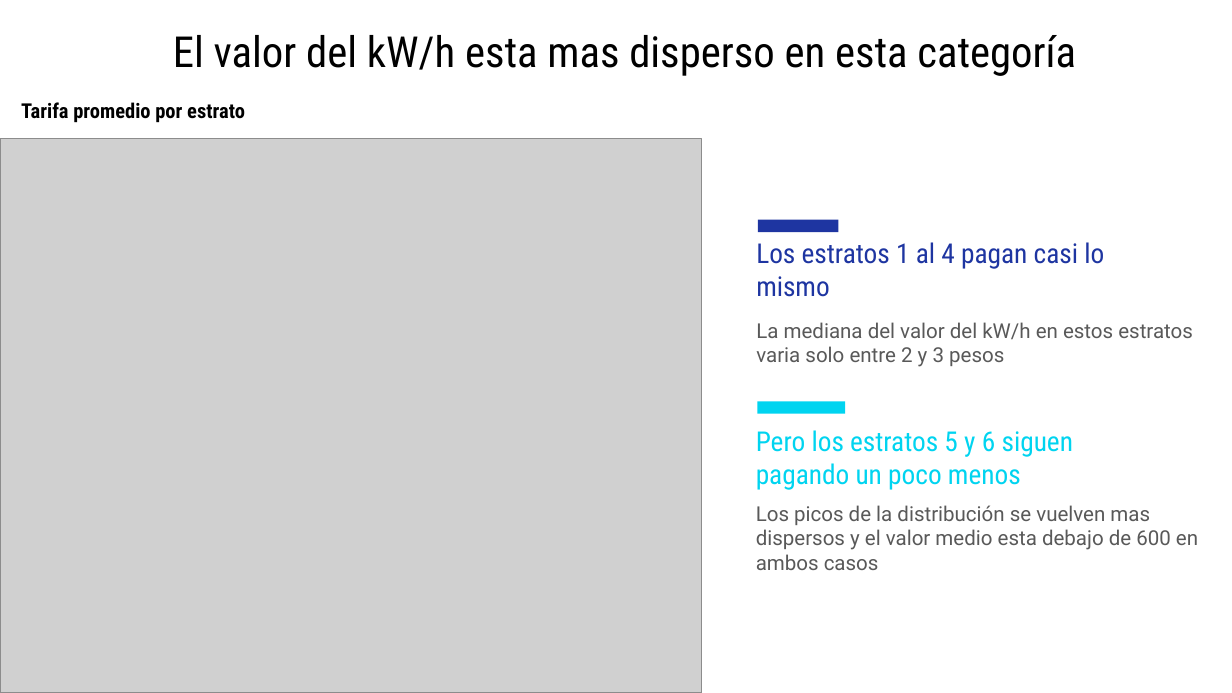
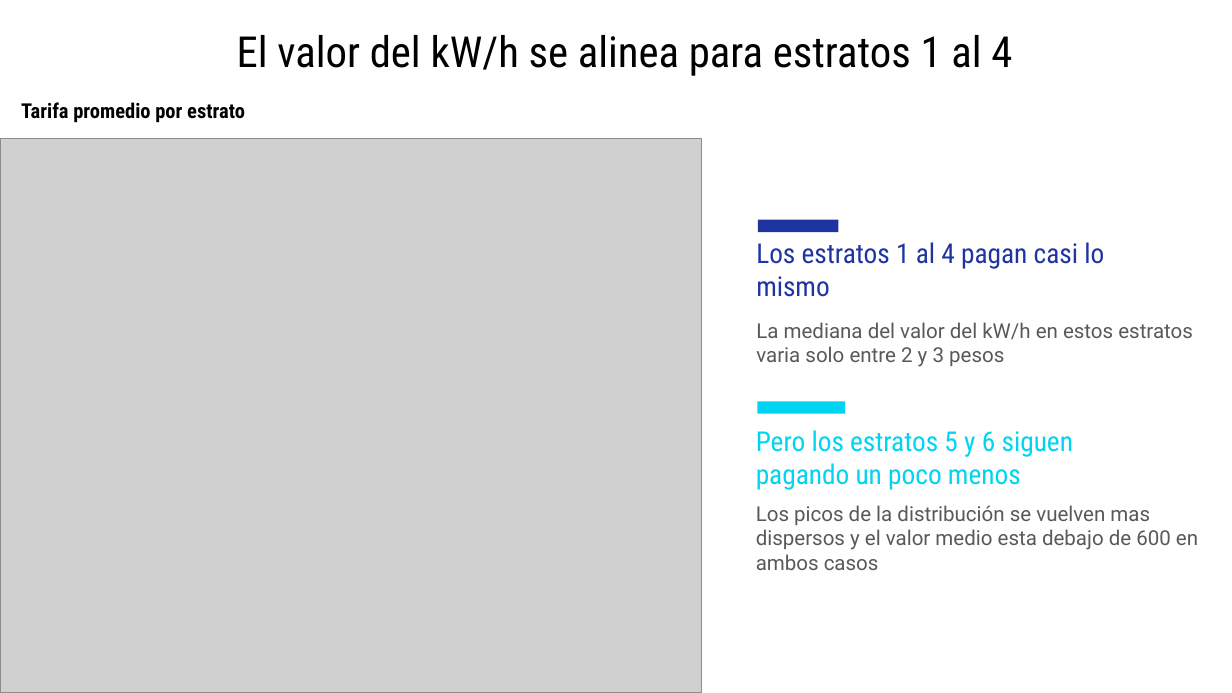
Before and after one commit to jtabordaj/research_eslatina, a slide deck: slide 26 of reporte_estadistico/presentacion/presentacionCategorias/presentation.pptx. Drawn at 1232x693 pixels with LibreOffice and Linux fonts; fonts in the diff are those of the drawing; grey boxes stand for pictures. Boxes give left, top, right and bottom in pixels: in the first picture for what was removed or moved away, otherwise in the second. Text is boxed around its words. In the diff, an @@ line names an element or a change of style, - is before the commit and + after.

```diff
--- a/reporte_estadistico/presentacion/presentacionCategorias/presentation.pptx
+++ b/reporte_estadistico/presentacion/presentacionCategorias/presentation.pptx
@@ title at (237,35,1012,76): text changed @@
-El valor del kW/h esta mas disperso en esta categoría
+El valor del kW/h se alinea para estratos 1 al 4
```
Also in this commit, not shown: 1 other slide changed, 26 slides added, 44 other files.
